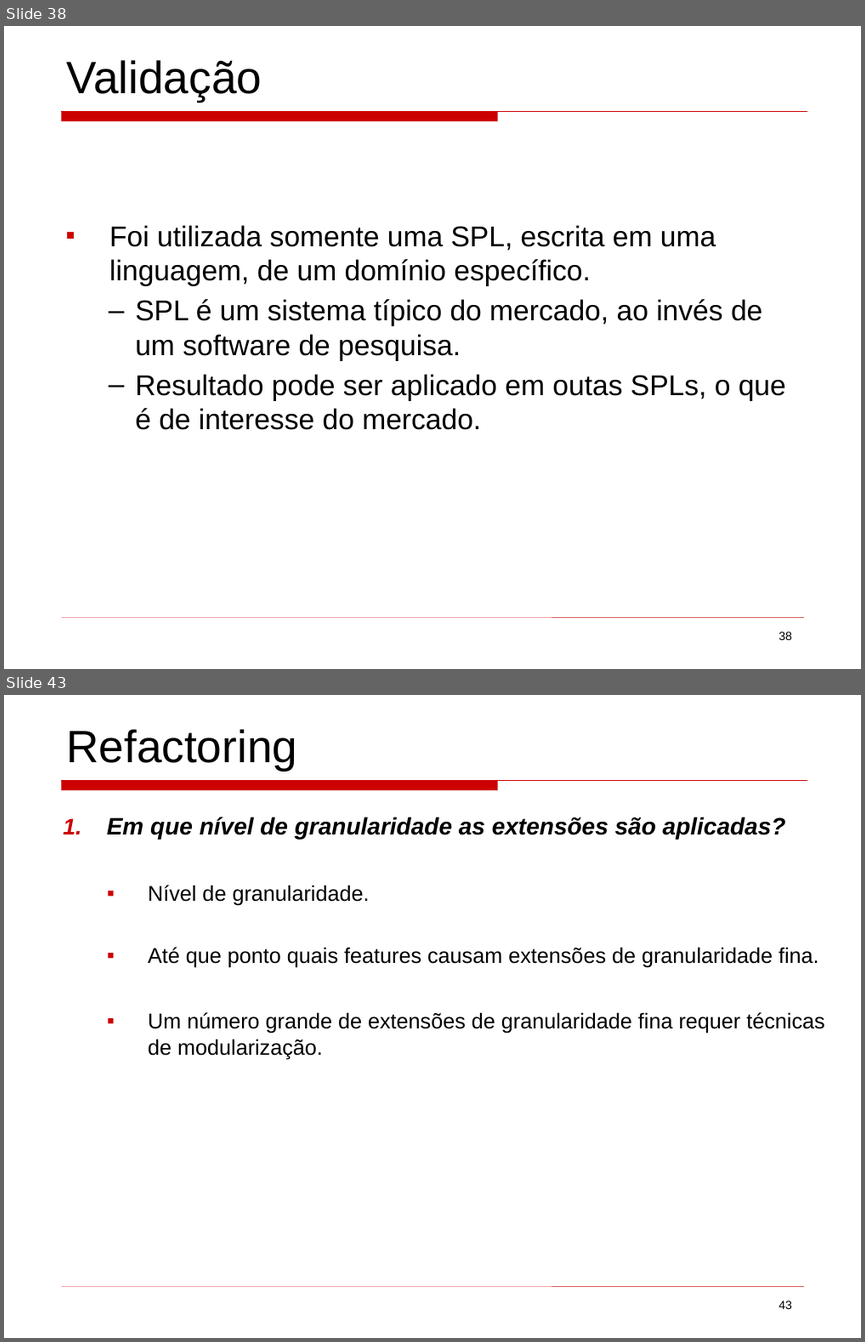
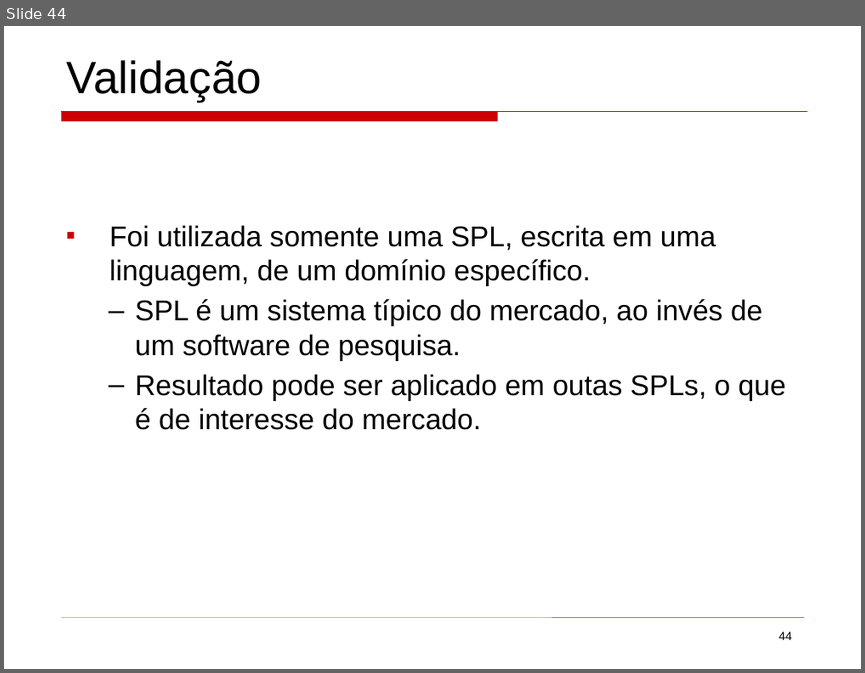
Before and after one commit to mateus51/TPs, a slide deck: ArqSoft/Seminários/background_colors_program_comprehension.ppt. Shown one above the other, each under a label of ours: slides 38 and 43 before the commit, slide 44 after it; the slides between them are not shown. The pictures are 865x1342 and 865x673 pixels, drawn with LibreOffice and Linux fonts; fonts in the diff are those of the drawing. Boxes give left, top, right and bottom in pixels: in the first picture for what was removed or moved away, otherwise in the second. Text is boxed around its words. In the diff, an @@ line names an element or a change of style, - is before the commit and + after.

```diff
--- a/ArqSoft/Seminários/background_colors_program_comprehension.ppt
+++ b/ArqSoft/Seminários/background_colors_program_comprehension.ppt
@@ slide 43 removed at [4, 695, 861, 1338], background #FFFFFF; not listed: 2 template elements that a slide beside it also shows @@
@@ text removed at [66, 729, 297, 771] @@
-Refactoring
@@ text removed at [107, 817, 824, 1059] @@
-1. Em que nível de granularidade as extensões são aplicadas?
-  ▪ Nível de granularidade.
-  ▪ Até que ponto quais features causam extensões de granularidade fina.
-  ▪ Um número grande de extensões de granularidade fina requer técnicas de modularização.
@@ page number removed at [778, 1300, 792, 1309] @@
-43
@@ what was slide 38 is now slide 44 @@
@@ page number at [778, 631, 792, 640]: text changed @@
-38
+44
```
Also in this commit, not shown: 2 slides changed, 8 slides added, 25 other slides removed.
